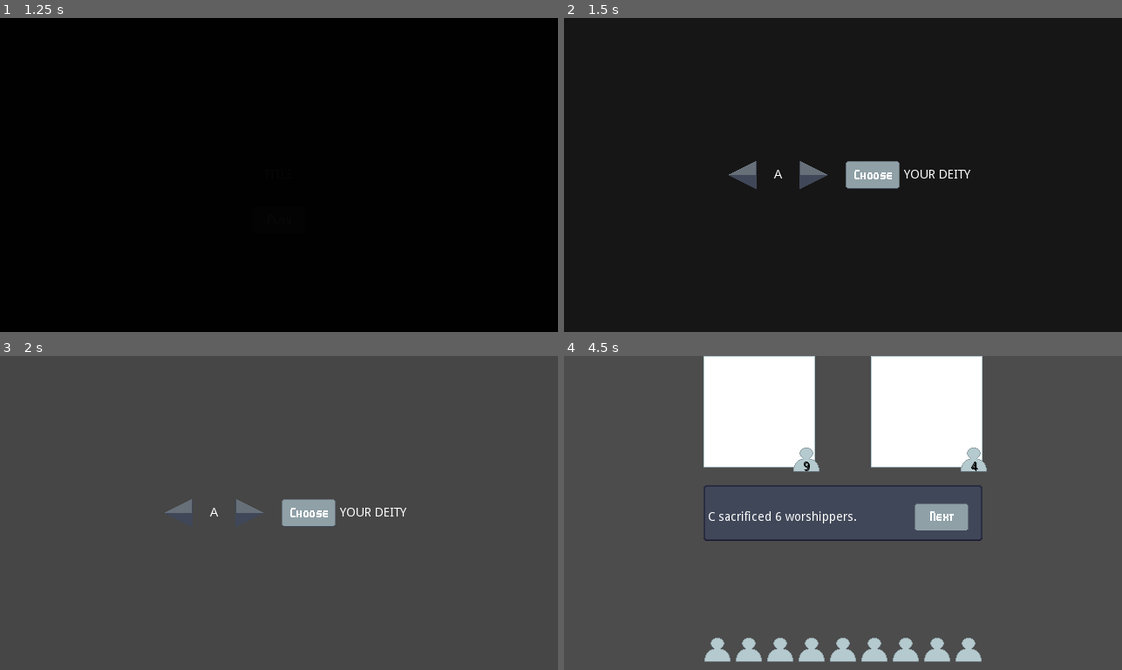
Above: before the commit, frames 1-4 (two rows, left to right).
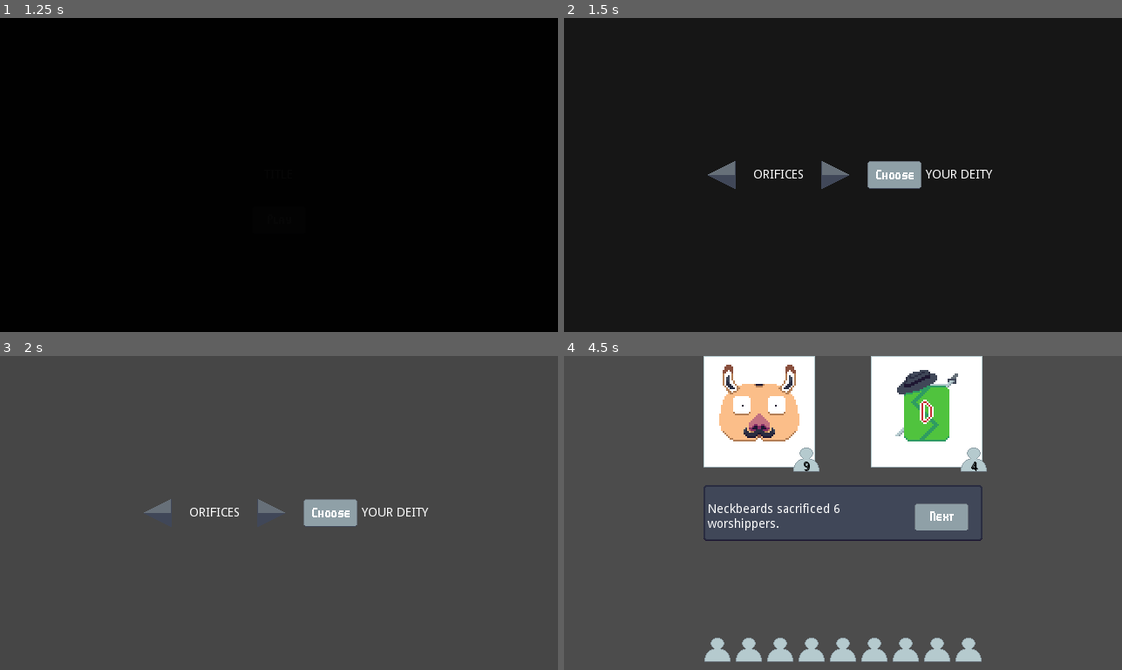
Above: after the commit, the same moments.

Repository: RustyMonky/LudumDare43
Game: Godot game, scene res://scenes/title/title.tscn
Two runs of this game, one before a commit and one after it. Both use one fixed random seed, a clock stepped at 60 frames per second and the inputs below.
Inputs (mouse positions are in pixels of both pictures, inside the frame that each line leads up to; where the layout moved, square brackets give the same spot in the first picture):
- Up to frame 1 (1.25 s): click (279, 218) at 0.5 s
- Up to frame 2 (1.5 s): no input
- Up to frame 3 (2 s): no input
- Up to frame 4 (4.5 s): click (893, 513) [870, 513] at 2 s; click (720, 513) [742, 513] at 2.75 s; click (982, 550) at 3.5 s; click (943, 516) at 4.25 s

Frame 1 is identical in both runs. In frame 2, 2.0% of the frame differs, in the area x 25-77%, y 45-55%; in frame 3, 1.5%; in frame 4, 4.6%, in the area x 25-71%, y 2-56%.

Commit message:
Adds first 3 deity textures and loads them in their panels

Diff:
--- a/globals/fader/fader.tscn
+++ b/globals/fader/fader.tscn
@@ -3,7 +3,7 @@
 [ext_resource path="res://globals/fader/fader.gd" type="Script" id=1]
 [ext_resource path="res://globals/fader/fader.tres" type="Animation" id=2]
 
-[node name="fader" type="CanvasLayer" index="0"]
+[node name="fader" type="CanvasLayer"]
 
 layer = 0
 offset = Vector2( 0, 0 )
--- a/globals/gameData.gd
+++ b/globals/gameData.gd
@@ -1,11 +1,15 @@
 extends Node
 
-var chosenDiety = null
+var chosenDeity = null
 var computerDeity = null
 var computerFollowerCount = 10
 var computerSacrificeCount = 0
 var deitiesDefeated = 0
-var deityOptions = ["A", "B", "C"]
+var deityOptions = [
+	"Orifices",
+	"Dodocan",
+	"Neckbeards"
+]
 var playerFollowerCount = 10
 var playerSacrificeCount = 0
 var totalSacrified = 0
--- a/scenes/game/game.gd
+++ b/scenes/game/game.gd
@@ -51,7 +51,9 @@
 # Called when a deity is selected and the carousel has exited the tree
 func _on_carousel_tree_exited():
 	playerDeityPanel.setCount(gameData.playerFollowerCount)
+	playerDeityPanel.setDeityTexture(gameData.chosenDeity)
 	computerDeityPanel.setCount(gameData.computerFollowerCount)
+	computerDeityPanel.setDeityTexture(gameData.computerDeity)
 	tween.interpolate_property(deityHbox, "modulate", Color(1,1,1,0), Color(1,1,1,1), 1, Tween.TRANS_LINEAR, Tween.EASE_IN)
 	tween.interpolate_property(textInterface, "modulate", Color(1,1,1,0), Color(1,1,1,1), 1, Tween.TRANS_LINEAR, Tween.EASE_IN)
 	tween.start()
--- a/scenes/game/game.tscn
+++ b/scenes/game/game.tscn
@@ -6,7 +6,7 @@
 [ext_resource path="res://ui/textInterface/textInterface.tscn" type="PackedScene" id=4]
 [ext_resource path="res://ui/carousel/carousel.tscn" type="PackedScene" id=5]
 
-[node name="game" type="Node2D"]
+[node name="game" type="Node2D" index="0"]
 
 script = ExtResource( 1 )
 
@@ -33,7 +33,6 @@
 
 [node name="deityHbox" type="HBoxContainer" parent="ui/uiContainer" index="0"]
 
-editor/display_folded = true
 modulate = Color( 1, 1, 1, 0 )
 anchor_left = 0.5
 anchor_top = 0.0
--- a/ui/carousel/carousel.gd
+++ b/ui/carousel/carousel.gd
@@ -48,7 +48,7 @@
 # Assigns the diety to the player
 func _on_chooseButton_pressed():
 	chooseButton.disabled = true
-	gameData.chosenDiety = options[currentOption]
+	gameData.chosenDeity = options[currentOption]
 	gameData.deityOptions.erase(options[currentOption])
 
 	randomize()
--- a/ui/deityPanel/deityPanel.gd
+++ b/ui/deityPanel/deityPanel.gd
@@ -1,12 +1,19 @@
 extends TextureRect
 
 onready var countLabel = $followerIcon/followerCount
+onready var deity = $deity
 
 func _ready():
 	pass
 
 # setCount
-# param [Text||Number]
+# param [String||Number]
 # Public function to update the countLabel text
 func setCount(count):
 	countLabel.text = String(count)
+
+# setDeityTexture
+# param [String]
+# Sets the deity texture based on the provided deity
+func setDeityTexture(deityName):
+	deity.texture = load("res://assets/sprites/deities/" + deityName + ".png")
--- a/ui/deityPanel/deityPanel.tscn
+++ b/ui/deityPanel/deityPanel.tscn
@@ -28,6 +28,7 @@
 
 [node name="followerIcon" type="TextureRect" parent="." index="0"]
 
+editor/display_folded = true
 anchor_left = 0.0
 anchor_top = 0.0
 anchor_right = 0.0
@@ -71,3 +72,21 @@
 lines_skipped = 0
 max_lines_visible = -1
 _sections_unfolded = [ "Rect" ]
+
+[node name="deity" type="TextureRect" parent="." index="1"]
+
+anchor_left = 0.0
+anchor_top = 0.0
+anchor_right = 0.0
+anchor_bottom = 0.0
+margin_right = 40.0
+margin_bottom = 40.0
+rect_scale = Vector2( 2, 2 )
+rect_pivot_offset = Vector2( 0, 0 )
+rect_clip_content = false
+mouse_filter = 1
+mouse_default_cursor_shape = 0
+size_flags_horizontal = 1
+size_flags_vertical = 1
+stretch_mode = 5
+_sections_unfolded = [ "Rect" ]
Binary file added: assets/sprites/deities/dodocan.png
Not shown, added: assets/sprites/deities/dodocan.png.import
Binary file added: assets/sprites/deities/neckbeards.png
Not shown, added: assets/sprites/deities/neckbeards.png.import
Binary file added: assets/sprites/deities/orifices.png
Not shown, added: assets/sprites/deities/orifices.png.import
